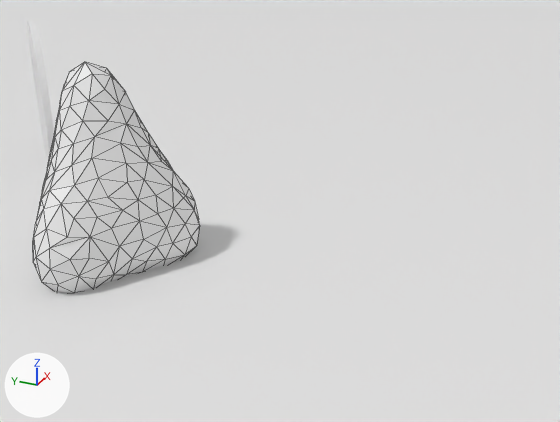
The FBX model 3DcommunityViewer/viewer/map/scene_community.fbx as it was, and as the next commit left it.
Both versions are drawn from a 50 mm camera at (-1.99, -1.57, 1.29) aimed at (0.2, -0.58, 0.19). Every picture has the same lights, and +X, +Y and +Z are marked at lower left. Mesh edges are drawn as thin lines on the coarser meshes. Where no turn or scale is listed for an object, it has been applied to the vertices.

Names of what the first picture shows: '01-MyCast', 'Plane', 'caiilou-nez_Teerla'.
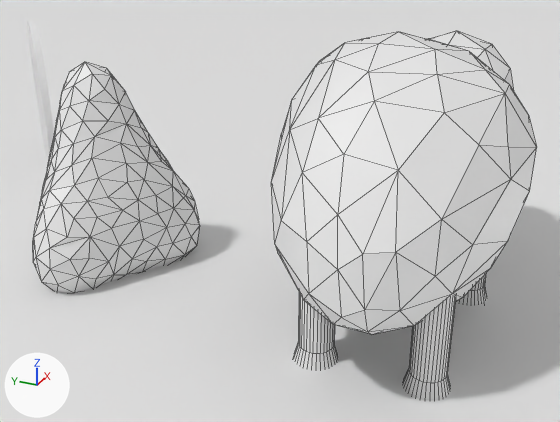
What differs and where, as boxes (x1, y1, x2, y2) in the pictures (560 x 422 px):
'sheep_Teerla', added: after (271, 31, 537, 400)

The change, as a list of edits to the scene's bpy script:
```text
Add me_cylinder_004:
    me_cylinder_004.from_pydata(...)  # 540 vertices, 560 faces; spans x -0.532..0.765, y -0.335..0.367, z -0.24..0.64
Add ob_sheep_teerla:
    ob_sheep_teerla = bpy.data.objects.new('sheep_Teerla', me_cylinder_004)
    ob_sheep_teerla.location = (0.025, -1.065, 0.228)
```
